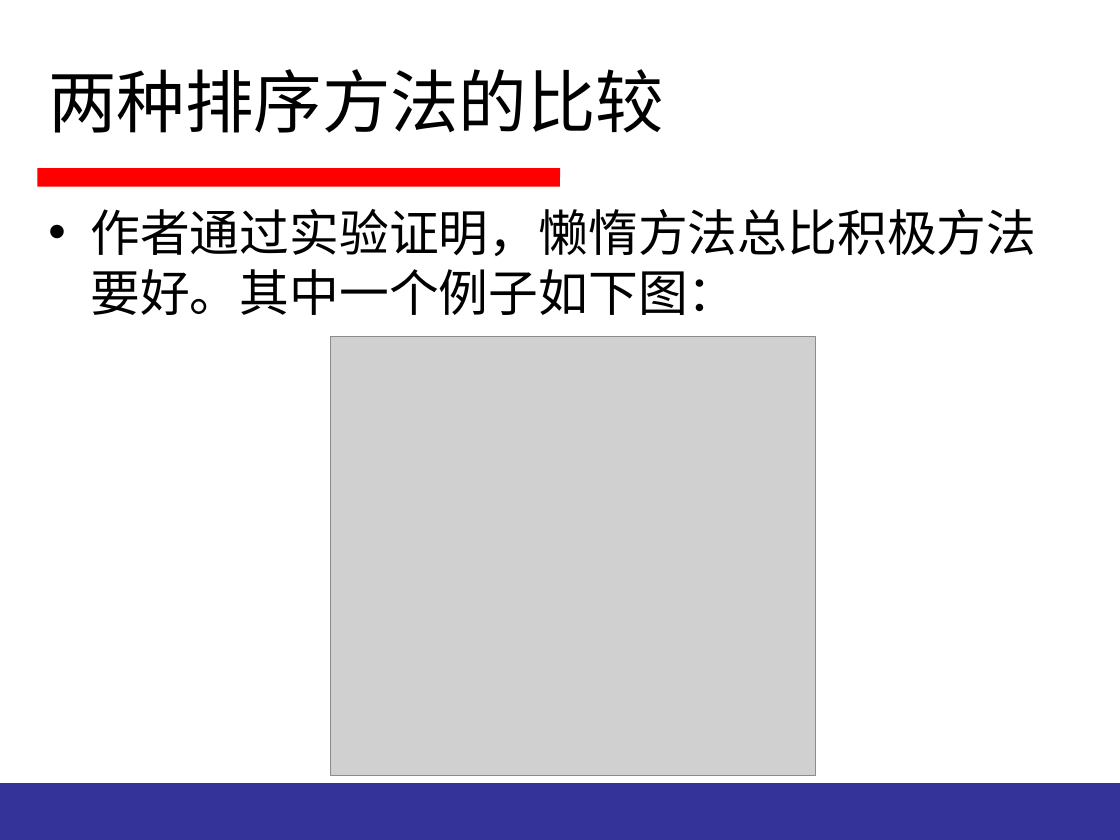
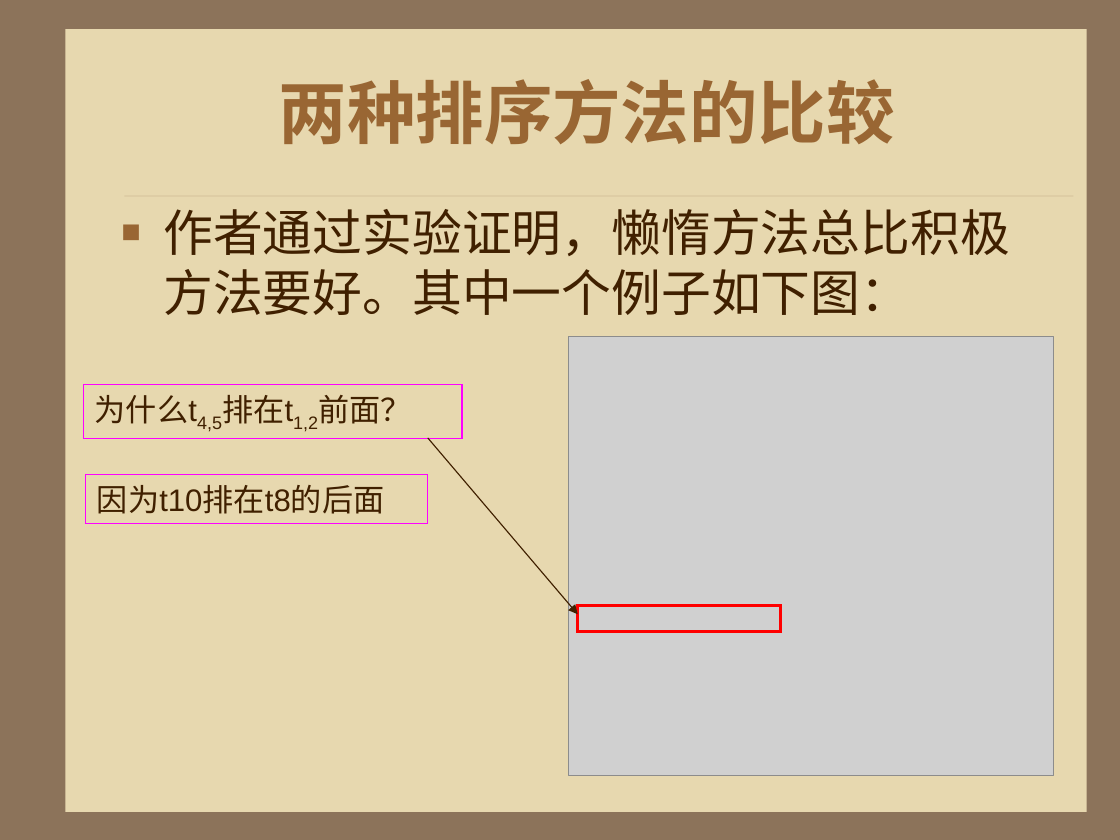
Before and after one commit to HiltonWei/wpstest, a slide deck: slide 36 of branches/区钺坚/读书报告/不确定性数据的查询分析处理.ppt (slide 34 before the commit). Drawn at 1120x840 pixels with LibreOffice and Linux fonts; fonts in the diff are those of the drawing; grey boxes stand for pictures; background and template pictures are left out. Boxes give left, top, right and bottom in pixels: in the first picture for what was removed or moved away, otherwise in the second. Text is boxed around its words. In the diff, an @@ line names an element or a change of style, - is before the commit and + after.

```diff
--- a/branches/区钺坚/读书报告/不确定性数据的查询分析处理.ppt
+++ b/branches/区钺坚/读书报告/不确定性数据的查询分析处理.ppt
@@ background #FFFFFF to #8C735A @@
@@ rectangle added at bbox=[65, 29, 1086, 812], fill #E7D8AF @@
@@ title "两种排序方法的比较": place and size @@
-title "两种排序方法的比较" at bbox=[48, 69, 664, 133]
+title "两种排序方法的比较" at bbox=[279, 79, 895, 144]
@@ title "两种排序方法的比较" at bbox=[279, 79, 895, 144]: font Arial to Times New Roman, text colour #000000 to #996633, bold on; alignment left to centre @@
@@ line removed from (37, 177) to (560, 177) @@
@@ text "作者通过实验证明，懒惰方法总比积极方法要好。其中一个例子如下图：": place and size @@
-text "作者通过实验证明，懒惰方法总比积极方法要好。其中一个例子如下图：" at bbox=[90, 209, 1036, 315]
+text "作者通过实验证明，懒惰方法总比积极方法要好。其中一个例子如下图：" at bbox=[163, 209, 1010, 315]
@@ text "作者通过实验证明，懒惰方法总比积极方法要好。其中一个例子如下图：" at bbox=[163, 209, 1010, 315]: font Arial to Times New Roman, text colour #000000 to #402000; bullet • to ■; bullet colour #000000 to #996633 @@
@@ line added from (124, 196) to (1073, 196), #A08366 0.26 pt @@
@@ picture: place and size @@
-picture at bbox=[330, 337, 815, 776]
+picture at bbox=[569, 337, 1054, 776]
@@ rectangle added at bbox=[84, 385, 463, 439], outline #FF00FF 0.74 pt, 20 pt, text #402000 @@
+为什么t4,5排在t1,2前面？
@@ arrow added from (428, 438) to (578, 614), #402000 0.74 pt @@
@@ rectangle added at bbox=[86, 475, 428, 524], outline #FF00FF 0.74 pt, 20 pt, text #402000 @@
+因为t10排在t8的后面
@@ rectangle added at bbox=[578, 605, 781, 632], outline #FF0000 2.01 pt @@
@@ rectangle removed at bbox=[0, 784, 1120, 840] @@
```
Also in this commit, not shown: 38 other slides changed, 19 slides added, 1 slide removed, 2 other files.
